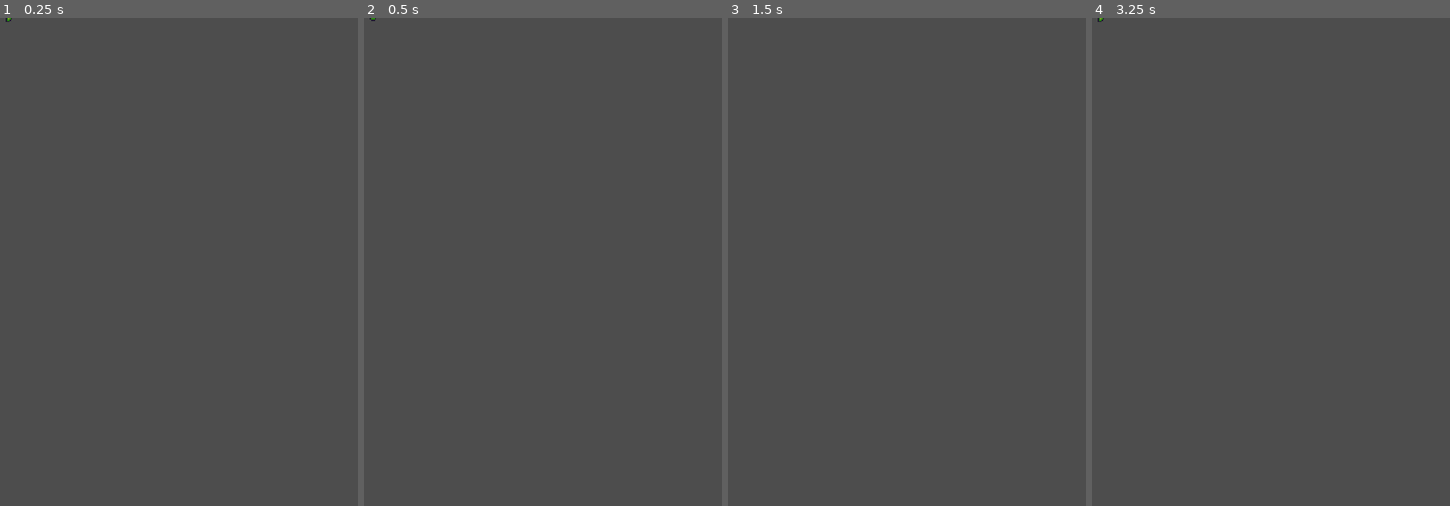
Above: before the commit, frames 1-4 (left to right).
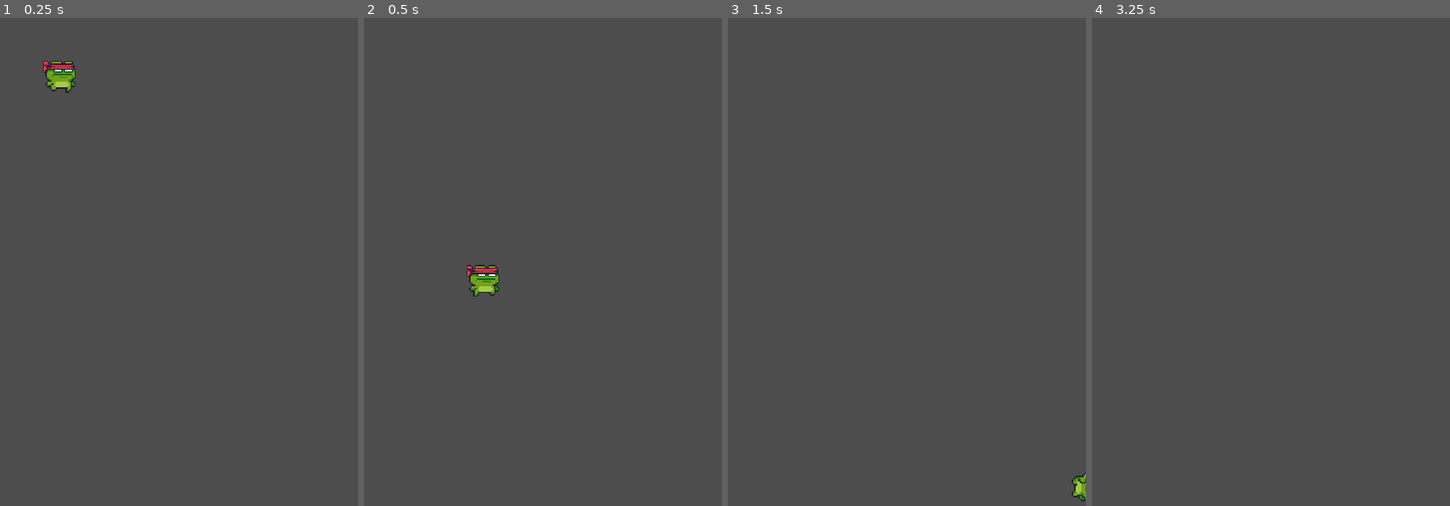
Above: after the commit, the same moments.

Repository: Sergiodevelopersk8/godotcurso2
Game: Godot game, scene res://scenes/game/game.tscn
The game is run twice, just before and just after one commit, with the same random seed, the same clock (stepped at 60 frames per second) and the same inputs. The project has no main scene, so this scene is started directly.
Inputs (mouse positions are in pixels of both pictures, inside the frame that each line leads up to):
- Up to frame 1 (0.25 s): no input
- Up to frame 2 (0.5 s): no input
- Up to frame 3 (1.5 s): move the mouse to (985, 305) at 0.52 s; click (985, 305) at 0.6 s; move the mouse to (835, 369) at 1.27 s; click (835, 369) at 1.35 s
- Up to frame 4 (3.25 s): tap Enter at 2 s; move the mouse to (1306, 198) at 2.02 s; click (1306, 198) at 2.1 s; tap Space at 2.75 s; move the mouse to (1253, 462) at 2.77 s; click (1253, 462) at 2.85 s

The runs differ from the first frame. In frame 1, 0.5% of the frame differs, in the area x 1-22%, y 0-16%; in frame 2, 0.5%; in frame 3, 0.2%; in frame 4, less than 0.1%.

Commit message:
video 87 15:18 min

Diff:
--- a/leapnightclone/project.godot
+++ b/leapnightclone/project.godot
@@ -22,6 +22,14 @@
 window/size/window_height_override=854
 window/stretch/mode="viewport"
 
+[input]
+
+tap={
+"deadzone": 0.2,
+"events": [Object(InputEventMouseButton,"resource_local_to_scene":false,"resource_name":"","device":-1,"window_id":0,"alt_pressed":false,"shift_pressed":false,"ctrl_pressed":false,"meta_pressed":false,"button_mask":0,"position":Vector2(0, 0),"global_position":Vector2(0, 0),"factor":1.0,"button_index":1,"canceled":false,"pressed":false,"double_click":false,"script":null)
+]
+}
+
 [rendering]
 
 textures/canvas_textures/default_texture_filter=0
--- a/leapnightclone/scenes/game/game.tscn
+++ b/leapnightclone/scenes/game/game.tscn
@@ -1,7 +1,16 @@
-[gd_scene load_steps=2 format=3 uid="uid://cc3cr532lhwvs"]
+[gd_scene load_steps=3 format=3 uid="uid://cc3cr532lhwvs"]
 
 [ext_resource type="PackedScene" uid="uid://cy5e443jbuhyp" path="res://scenes/player/player.tscn" id="1_sul5r"]
+
+[sub_resource type="RectangleShape2D" id="RectangleShape2D_sul5r"]
+size = Vector2(380, 20)
 
 [node name="Game" type="Node2D"]
 
 [node name="Player" parent="." instance=ExtResource("1_sul5r")]
+
+[node name="StaticBody2D" type="StaticBody2D" parent="."]
+
+[node name="CollisionShape2D" type="CollisionShape2D" parent="StaticBody2D"]
+position = Vector2(134, 477)
+shape = SubResource("RectangleShape2D_sul5r")
--- a/leapnightclone/scenes/player/player.gd
+++ b/leapnightclone/scenes/player/player.gd
@@ -11,3 +11,89 @@
 @onready var visuals: Node2D = $Visuals
 @onready var anim_sprite: AnimatedSprite2D = $Visuals/AnimatedSprite2D
 @onready var ray_cast: RayCast2D = $Visuals/RayCast2D
+
+#guardar los saltos que quedan
+var jump_left : int
+
+#direccion en la que nos movemos
+var move_direction := 1
+var can_move := true
+
+func _ready() -> void:
+	#cantidad de saltos permitidos
+	reset_jump()
+
+
+func _physics_process(delta: float):
+	# si no podemos movernos
+	if not can_move:
+		return
+	#si podemos movernos llamamos la funcion
+	handle_movement()
+	handle_gravity(delta)
+	handle_wall_collision()
+	handle_jump_input()
+	move_and_slide()
+
+#mueve el personaje
+func handle_movement():
+	#movimiento horizontal
+	velocity.x = move_direction * max_speed
+	#si esta en el piso
+	if is_on_floor():
+		#muestro la animacion
+		anim_sprite.play("run")
+		#resetear los saltos
+		reset_jump()
+
+func handle_gravity(delta: float):
+	#aplicamos la gravedad si el personahe no esta en el piso
+	if not is_on_floor():
+		velocity.y += gravity * delta
+
+
+func handle_wall_collision():
+	#verificamos si no colisionamos con las paredes
+	if not ray_cast.is_colliding():
+		return
+
+	#si estamos colisionando con las paredes
+	velocity.y = 50
+	reset_jump()
+	anim_sprite.play("fall")
+
+	if is_on_floor():
+		change_direction()
+
+func handle_jump_input():
+	#verificamos la accionde saltar
+	if not Input.is_action_just_pressed("tap"):
+		return
+	#verificamos la colision
+	if ray_cast.is_colliding():
+		change_direction()
+		jump()
+	else:
+		jump()
+
+func jump():
+	#veridicamos los slatos
+	if jump_left <= 0:
+		return
+
+	velocity.y = -jump_force
+	jump_left -= 1
+	if jump_left <= 0:
+		anim_sprite.play("double_jump")
+	else:
+		anim_sprite.play("jump")
+
+func change_direction():
+	#cambiar la direccion
+	move_direction *= -1
+	#rotar el sprite a la posicion que vea
+	visuals.scale.x *= -1
+
+
+func reset_jump():
+	jump_left = max_jumps
